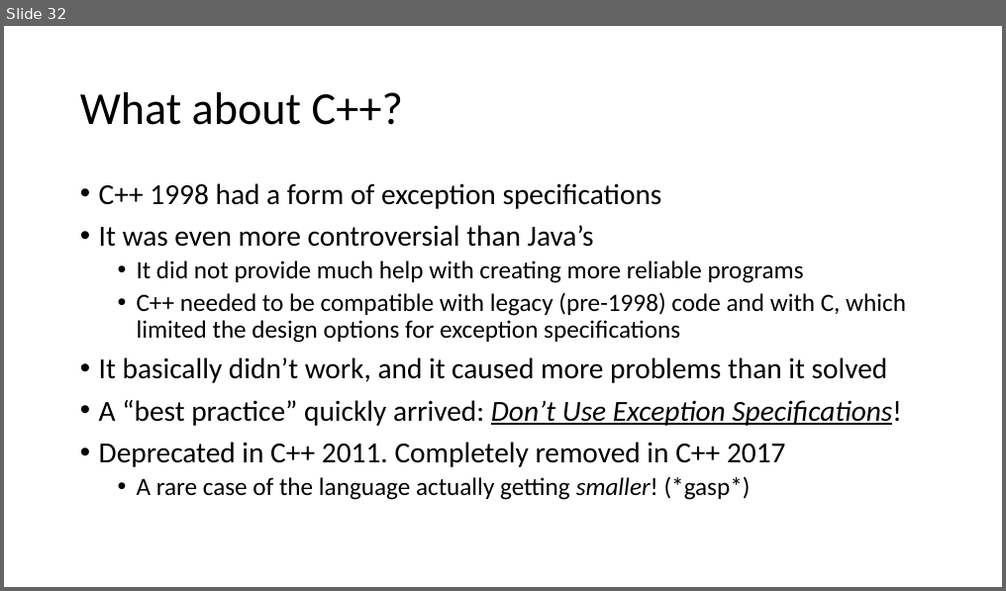
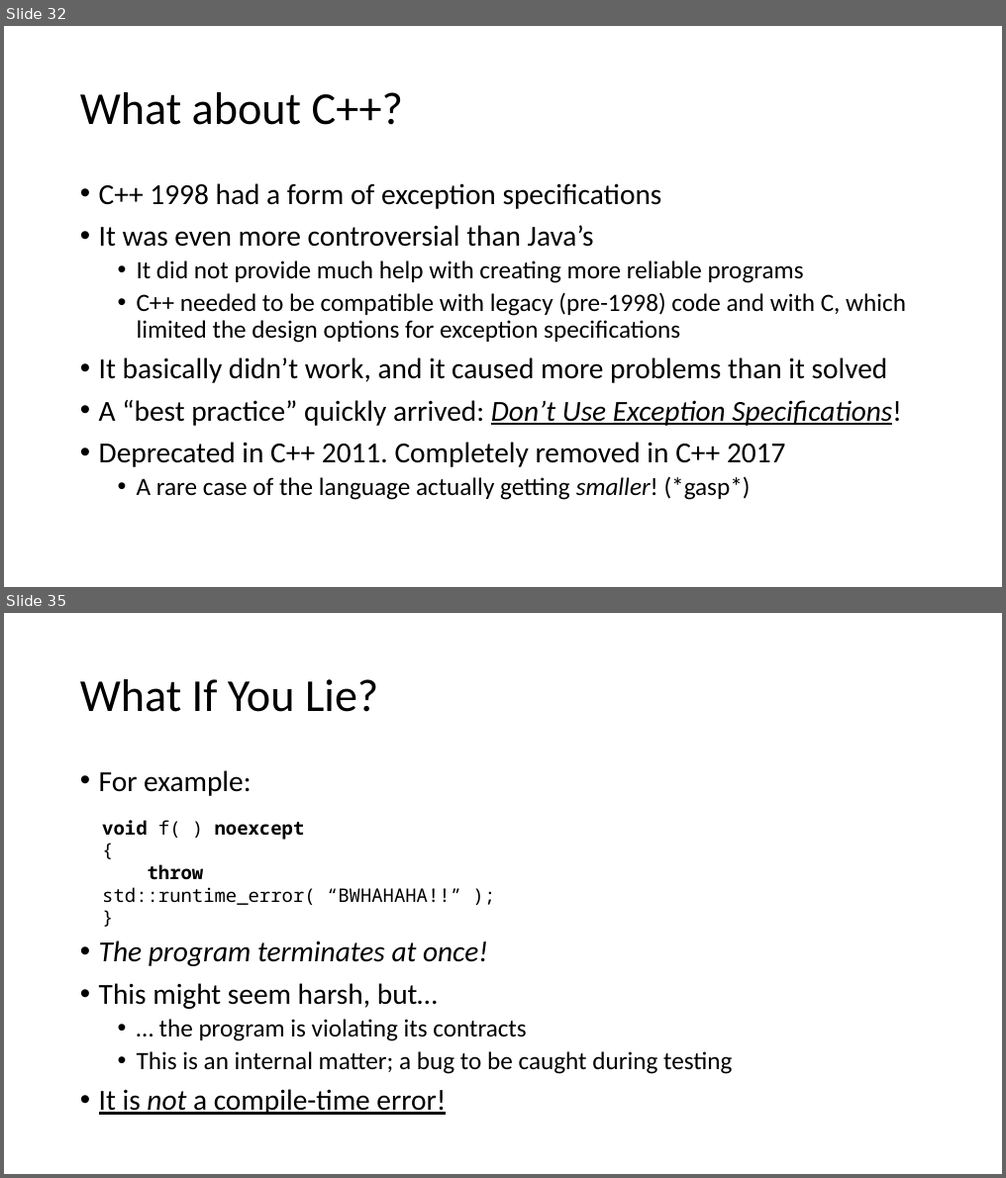
Before and after one commit to pchapin/cpp, a slide deck: Presentations/Exceptions.pptx. Shown one above the other, each under a label of ours: slide 32 before the commit, slides 32 and 35 after it; the slides between them are not shown. The pictures are 1006x591 and 1006x1178 pixels, drawn with LibreOffice and Linux fonts; fonts in the diff are those of the drawing. Boxes give left, top, right and bottom in pixels: in the first picture for what was removed or moved away, otherwise in the second. Text is boxed around its words. In the diff, an @@ line names an element or a change of style, - is before the commit and + after.

```diff
--- a/Presentations/Exceptions.pptx
+++ b/Presentations/Exceptions.pptx
@@ slide 35 added at [4, 613, 1002, 1174], background #FFFFFF @@
@@ title added at [80, 679, 378, 712], 44 pt, text #000000 @@
+What If You Lie?
@@ text added at [99, 770, 732, 1115], 28 pt, text #000000 @@
+• For example:
+• The program terminates at once!
+• This might seem harsh, but…
+  • … the program is violating its contracts
+  • This is an internal matter; a bug to be caught during testing
+• It is not a compile-time error!
@@ text added at [102, 820, 461, 905], 18 pt, text #000000 @@
+void f( ) noexcept
+{
+throw std::runtime_error( “BWHAHAHA!!” );
+}
```
Also in this commit, not shown: 5 slides changed, 1 other slide added, 1 other file.
